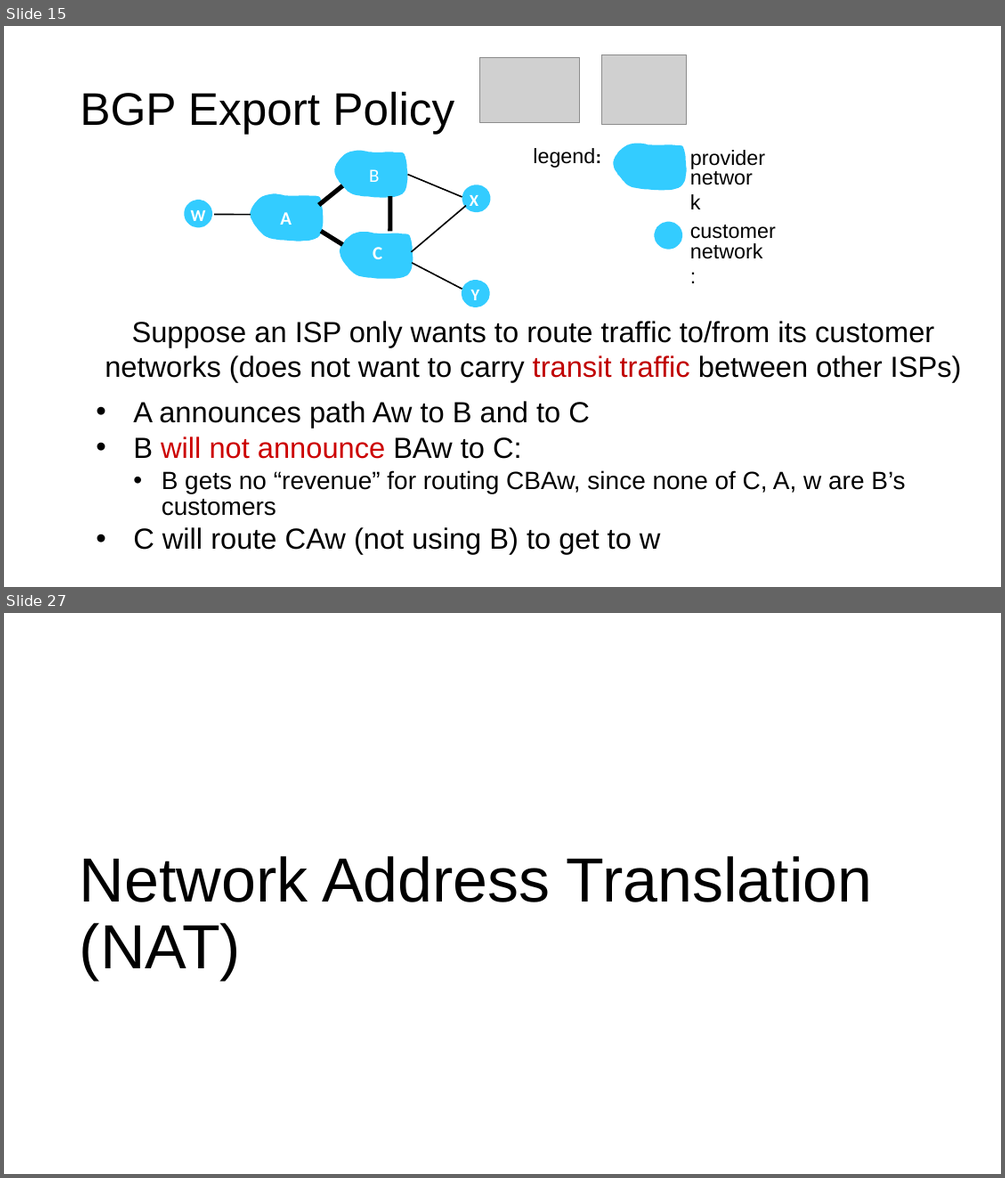
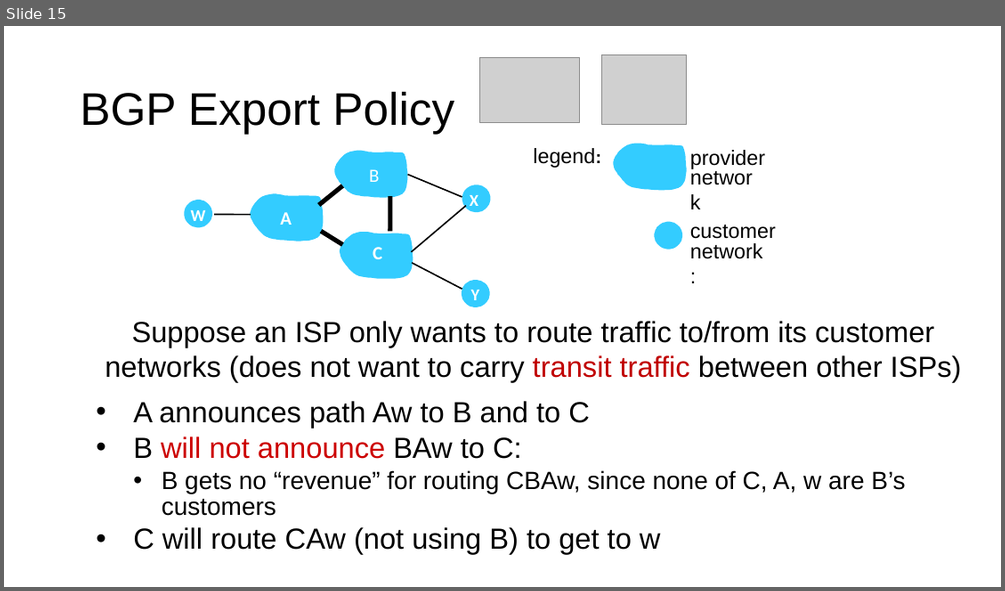
Before and after one commit to ngsrinivas/coursegen, a slide deck: ex/352-F24/staging/352-F24/lectures/25-net-routing-3.pptx. Shown one above the other, each under a label of ours: slides 15 and 27 before the commit, slide 15 after it; the slides between them are not shown. The pictures are 1005x1178 and 1005x591 pixels, drawn with LibreOffice and Linux fonts; fonts in the diff are those of the drawing; grey boxes stand for pictures. Boxes give left, top, right and bottom in pixels: in the first picture for what was removed or moved away, otherwise in the second. Text is boxed around its words. In the diff, an @@ line names an element or a change of style, - is before the commit and + after.

```diff
--- a/ex/352-F24/staging/352-F24/lectures/25-net-routing-3.pptx
+++ b/ex/352-F24/staging/352-F24/lectures/25-net-routing-3.pptx
@@ slide 27 removed at box(4, 613, 1001, 1174), background #FFFFFF @@
@@ title removed at box(80, 856, 873, 980) @@
-Network Address Translation (NAT)
```
Also in this commit, not shown: 22 other slides removed, 4 other files.
